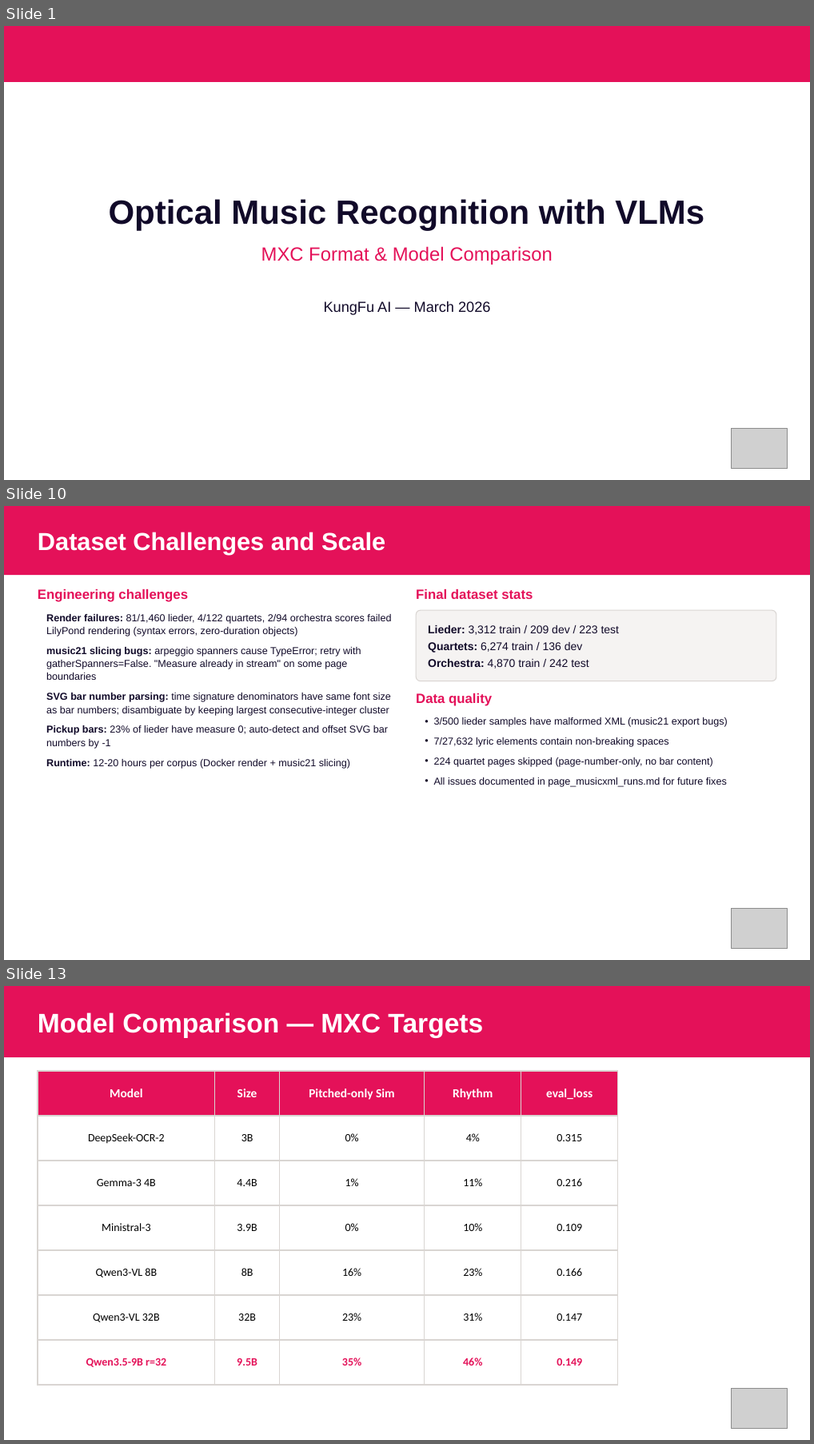
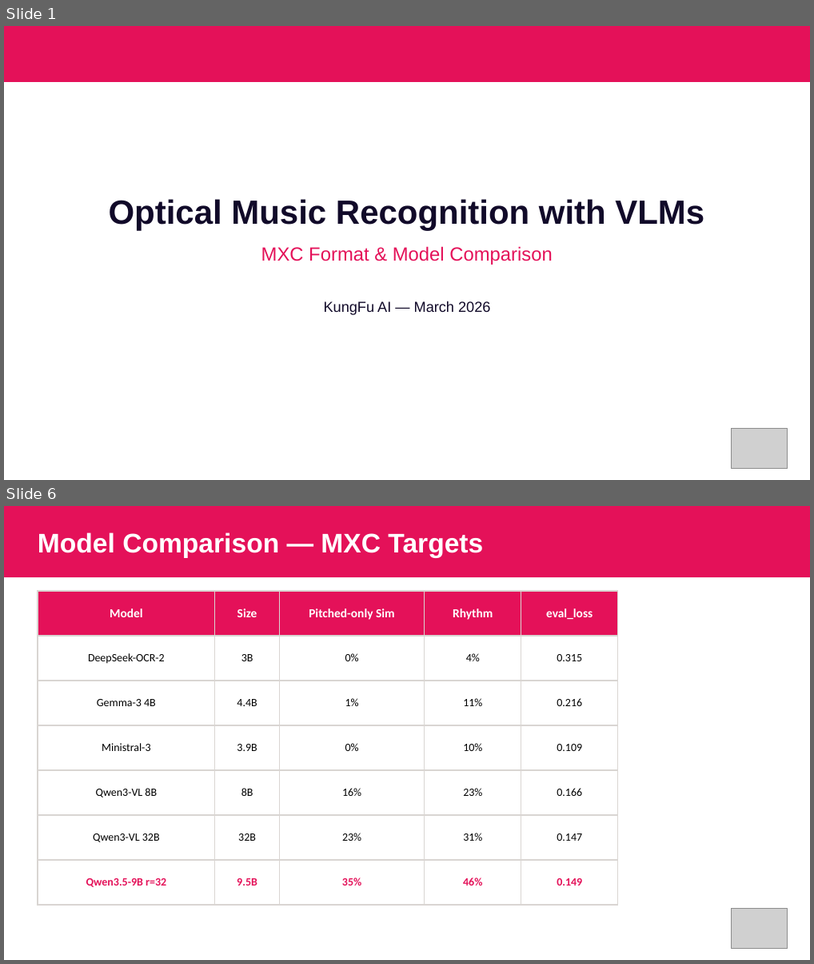
Before and after one commit to kungfuai/CVlization, a slide deck: examples/perception/optical_music_recognition/slides-omr-mxc/omr-mxc-results.pptx. Shown one above the other, each under a label of ours: slides 1, 10 and 13 before the commit, slides 1 and 6 after it; the slides between them are not shown. The pictures are 814x1444 and 814x964 pixels, drawn with LibreOffice and Linux fonts; fonts in the diff are those of the drawing; grey boxes stand for pictures. Boxes give left, top, right and bottom in pixels: in the first picture for what was removed or moved away, otherwise in the second. Text is boxed around its words. In the diff, an @@ line names an element or a change of style, - is before the commit and + after.

Commit message:
Add 8K context, ablation study, training stability fixes for OMR
- train.py: per-run output dirs, bf16/8-bit quantization options,
  unsloth_train opt-in for grad-accum bug fix, strict_mxc fail-fast,
  warning logging for xml_to_mxc failures, MxcFailureTracker class
- generate.py: Level 6b/7a/7b/7c ablation variants
- 8K context configs for Level 6, 6b, 7, 7a-c (and a stable LR=5e-5
  variant for 6b that recovers from training instability)
- eval_run.py + eval.sh: standalone batch eval pipeline
- Reports split into date-prefixed docs:
  2026-04-01 context length & EOS, 2026-04-08 ablation & instability,
  2026-04-12 current findings
- Slides: omr-mxc-results 12-slide deck

```diff
--- a/examples/perception/optical_music_recognition/slides-omr-mxc/omr-mxc-results.pptx
+++ b/examples/perception/optical_music_recognition/slides-omr-mxc/omr-mxc-results.pptx
@@ slide 10 removed at box(4, 506, 810, 960), background #FFFFFF @@
@@ rectangle removed at box(4, 506, 810, 575) @@
@@ text removed at box(38, 532, 386, 555) @@
-Dataset Challenges and Scale
@@ text removed at box(38, 589, 188, 602) @@
-Engineering challenges
@@ text removed at box(416, 589, 533, 599) @@
-Final dataset stats
@@ text removed at box(46, 614, 391, 768) @@
-• Render failures: 81/1,460 lieder, 4/122 quartets, 2/94 orchestra scores failed LilyPond rendering (syntax errors, zero-duration objects)
-• music21 slicing bugs: arpeggio spanners cause TypeError; retry with gatherSpanners=False. "Measure already in stream" on some page boundaries
-• SVG bar number parsing: time signature denominators have same font size as bar numbers; disambiguate by keeping largest consecutive-integer cluster
-• Pickup bars: 23% of lieder have measure 0; auto-detect and offset SVG bar numbers by -1
-• Runtime: 12-20 hours per corpus (Docker render + music21 slicing)
@@ rounded rectangle removed at box(416, 610, 777, 681) @@
@@ text removed at box(428, 625, 619, 635) @@
-Lieder: 3,312 train / 209 dev / 223 test
@@ text removed at box(428, 642, 583, 652) @@
-Quartets: 6,274 train / 136 dev
@@ text removed at box(428, 659, 589, 668) @@
-Orchestra: 4,870 train / 242 test
@@ text removed at box(416, 693, 492, 706) @@
-Data quality
@@ text removed at box(434, 717, 728, 787) @@
-• 3/500 lieder samples have malformed XML (music21 export bugs)
-• 7/27,632 lyric elements contain non-breaking spaces
-• 224 quartet pages skipped (page-number-only, no bar content)
-• All issues documented in page_musicxml_runs.md for future fixes
@@ picture removed at box(732, 908, 788, 948) @@
@@ what was slide 13 is now slide 6 @@
```
Also in this commit, not shown: 9 slides changed, 6 other slides removed, 31 other files.
